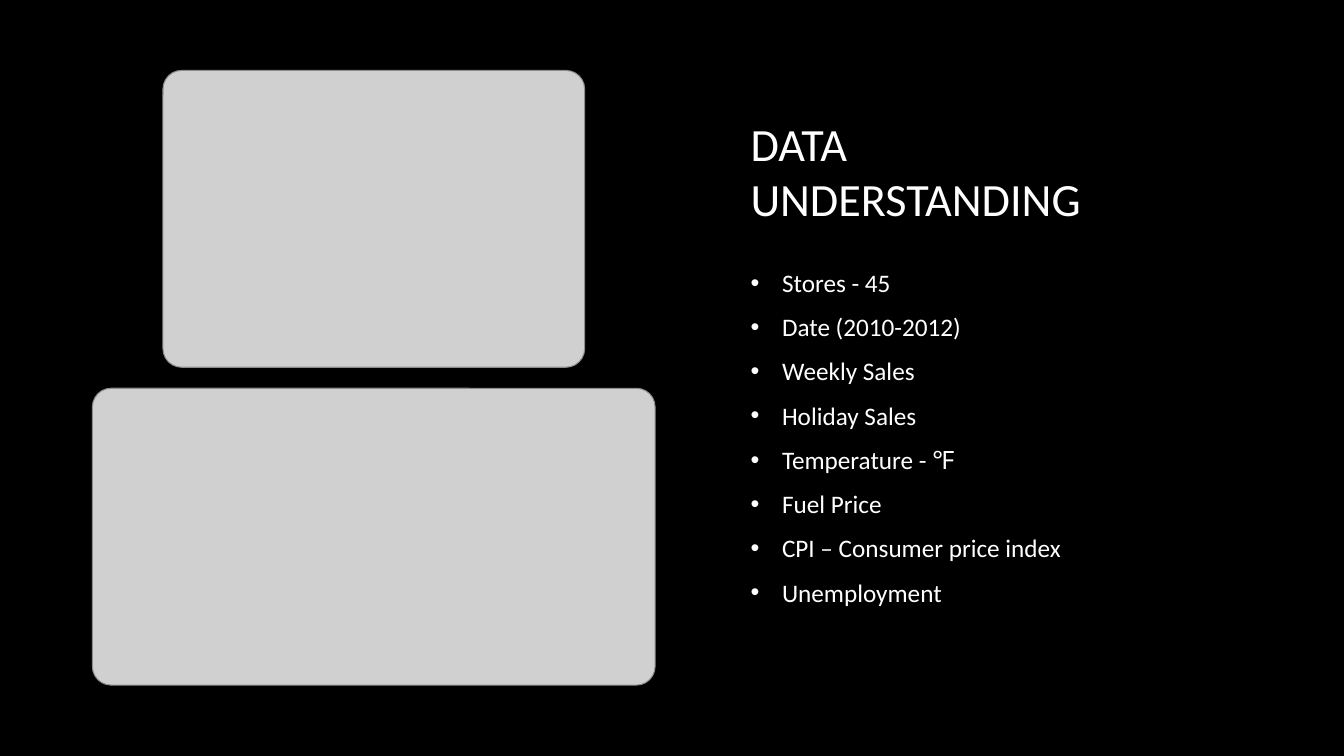
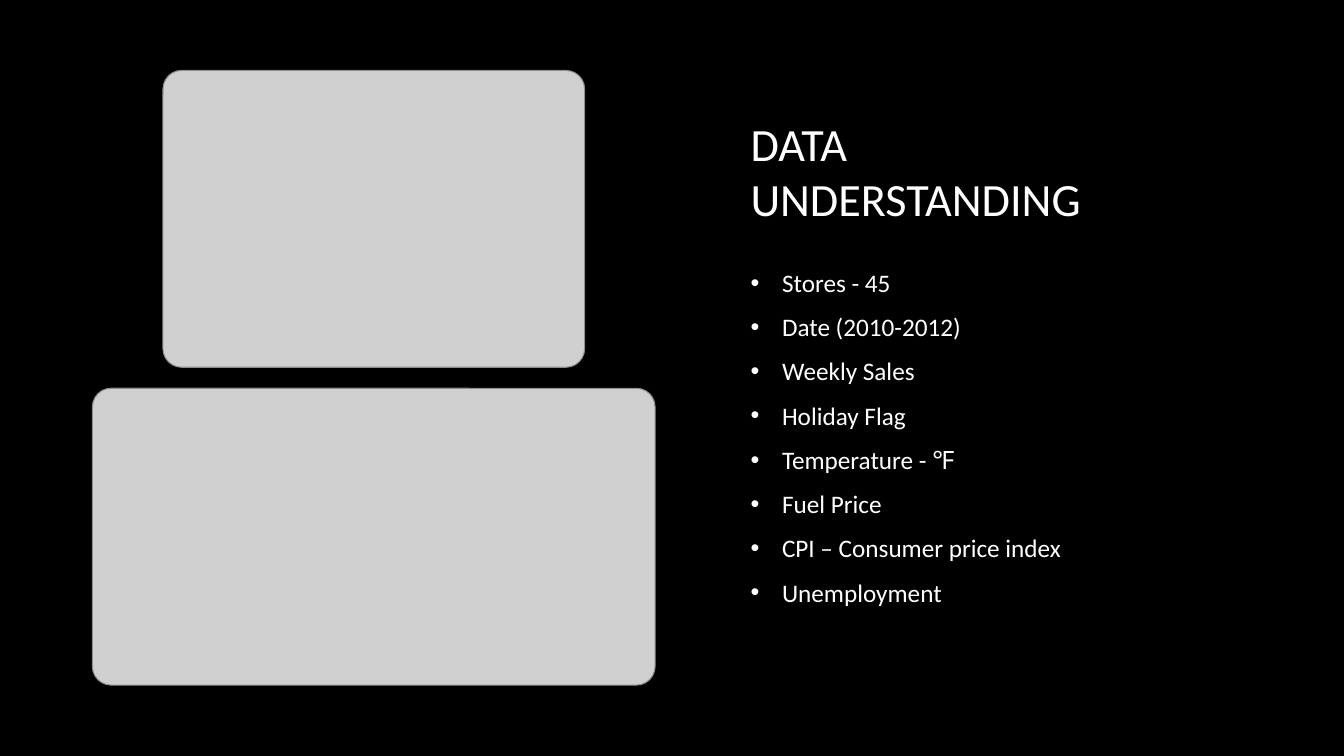
Before and after one commit to ChrisFreyre/Walmart-Capstone-Project, a slide deck: slide 4 of walmart_presentation.pptx. Drawn at 1344x756 pixels with LibreOffice and Linux fonts; fonts in the diff are those of the drawing; grey boxes stand for pictures; background and template pictures are left out. Boxes give left, top, right and bottom in pixels: in the first picture for what was removed or moved away, otherwise in the second. Text is boxed around its words. In the diff, an @@ line names an element or a change of style, - is before the commit and + after.

```diff
--- a/walmart_presentation.pptx
+++ b/walmart_presentation.pptx
@@ text at <box>782,407,905,430</box>: text changed @@
-• Holiday Sales
+• Holiday Flag
```
Also in this commit, not shown: 1 other slide changed.
